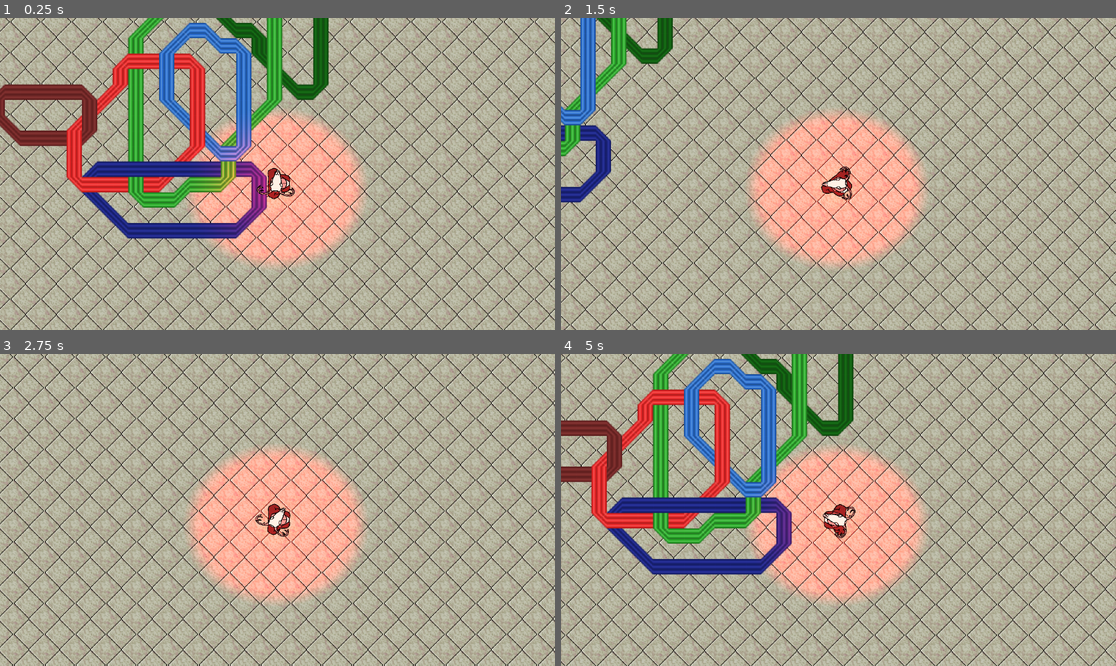
Above: before the commit, frames 1-4 (two rows, left to right).
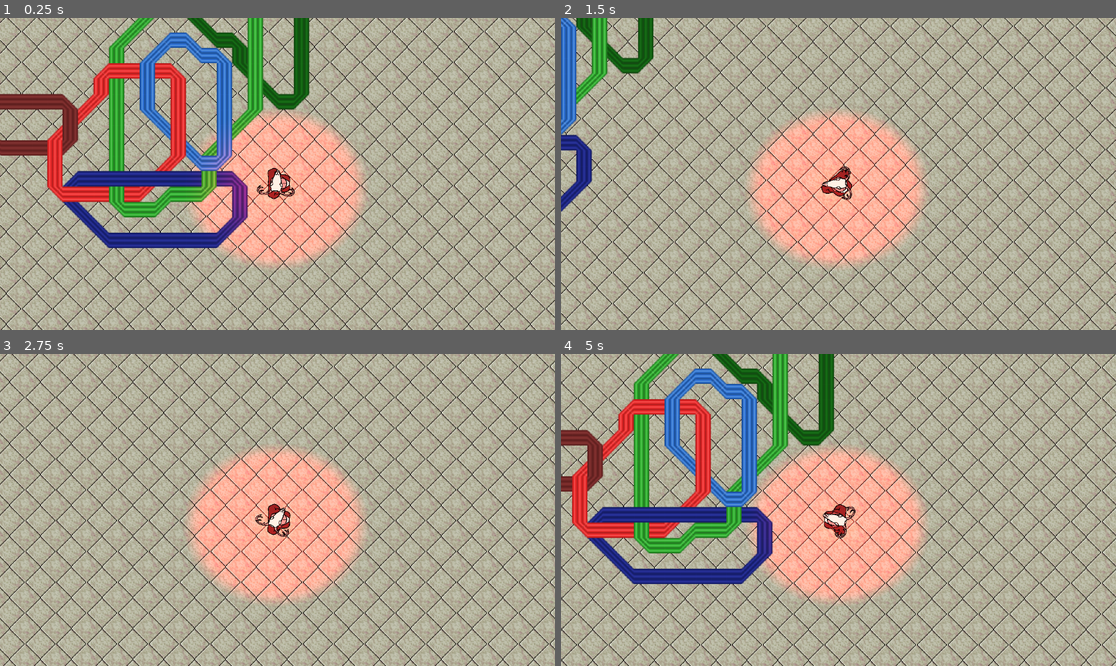
Above: after the commit, the same moments.

Repository: Collisteru/bytelux
Game: Godot game, scene res://test_map.tscn
The game is run twice, just before and just after one commit, with the same random seed, the same clock (stepped at 60 frames per second) and the same inputs.
Inputs (mouse positions are in pixels of both pictures, inside the frame that each line leads up to):
- Up to frame 1 (0.25 s): no input
- Up to frame 2 (1.5 s): tap Enter at 0.5 s; move the mouse to (960, 158) at 0.52 s; hold Right (ui_right) 0.53-1.28 s; tap 1 at 0.6 s; click (960, 158) at 0.67 s; move the mouse to (727, 189) at 1.27 s; hold Down (ui_down) from 1.28 s (still down); tap 2 at 1.35 s
- Up to frame 3 (2.75 s): move the mouse to (333, 441) at 2.02 s; release Down (ui_down) at 2.03 s; hold Right (ui_right) from 2.03 s (still down); tap 3 at 2.1 s
- Up to frame 4 (5 s): move the mouse to (810, 572) at 2.77 s; release Right (ui_right) at 2.78 s; hold Up (ui_up) 2.78-3.53 s; tap 1 at 2.85 s; click (810, 572) at 2.92 s; move the mouse to (1005, 556) at 3.52 s; hold Left (ui_left) from 3.53 s (still down); tap 2 at 3.6 s; move the mouse to (672, 463) at 4.27 s; tap 3 at 4.35 s

The runs differ from the first frame. In frame 1, 52% of the frame differs, in the area x 0-100%, y 0-100%; in frame 2, 42%; in frame 3, 39%; in frame 4, 51%.

Commit message:
Started on particles

Diff:
--- /dev/null
+++ b/entities/particles/player_explosion_node.tscn
@@ -0,0 +1,11 @@
+[gd_scene load_steps=2 format=3 uid="uid://b4bhrkym08owo"]
+
+[sub_resource type="ParticleProcessMaterial" id="ParticleProcessMaterial_okh4d"]
+particle_flag_disable_z = true
+gravity = Vector3(0, 98, 0)
+
+[node name="PlayerExplosionNode" type="Node2D"]
+
+[node name="GPUParticles2D" type="GPUParticles2D" parent="."]
+amount = 20
+process_material = SubResource("ParticleProcessMaterial_okh4d")
--- a/test_map.tscn
+++ b/test_map.tscn
@@ -428,7 +428,7 @@
 use_kinematic_bodies = true
 
 [node name="Player" parent="." instance=ExtResource("2_5tbwc")]
-position = Vector2(153, 296)
+position = Vector2(184, 286)
 collision_layer = 2
 
 [node name="CanvasModulate" type="CanvasModulate" parent="."]
